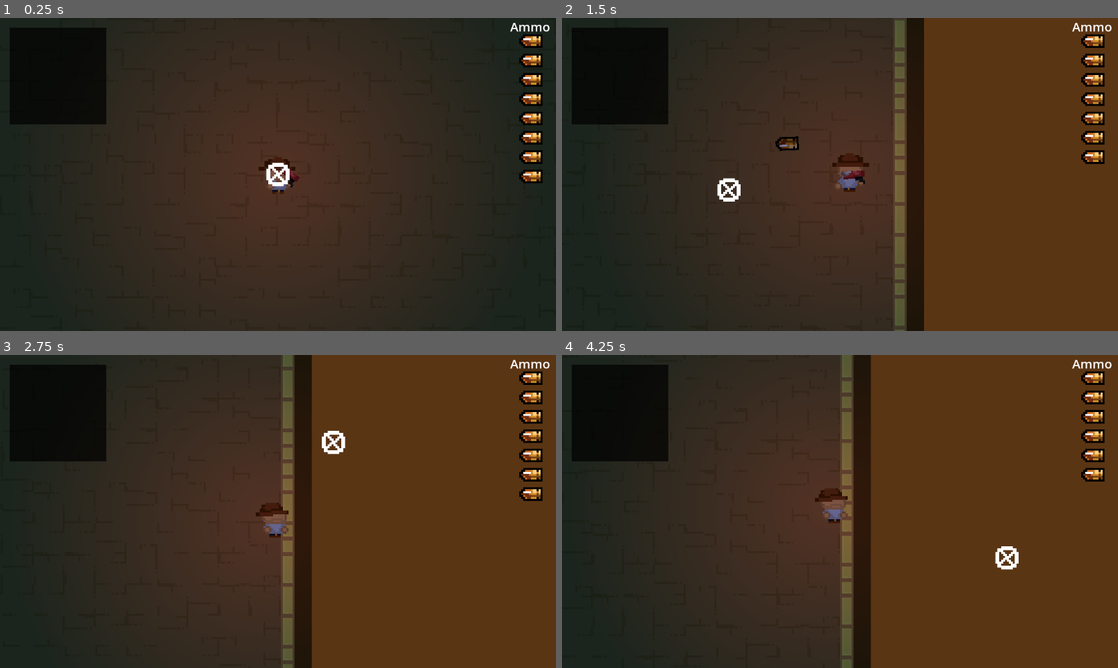
Above: before the commit, frames 1-4 (two rows, left to right).
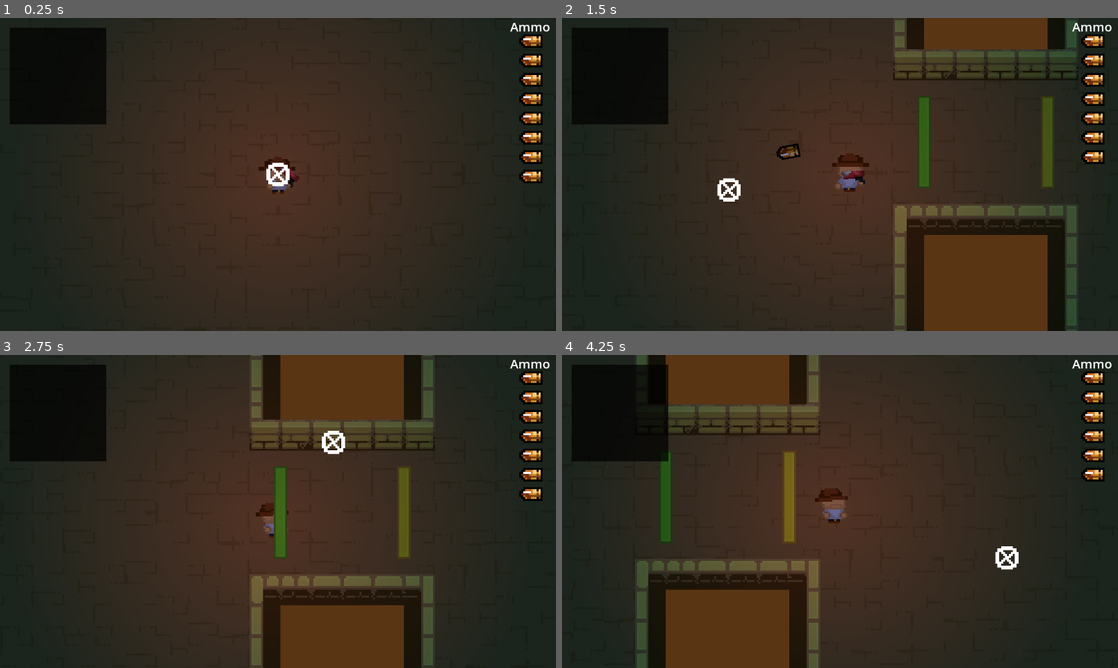
Above: after the commit, the same moments.

Repository: wonderdip/Guns-N-Gylphs
Game: Godot game, scene res://Scenes/World.tscn
Two runs of this game, one before a commit and one after it. Both use one fixed random seed, a clock stepped at 60 frames per second and the inputs below.
Inputs (mouse positions are in pixels of both pictures, inside the frame that each line leads up to):
- Up to frame 1 (0.25 s): no input
- Up to frame 2 (1.5 s): tap Enter at 0.5 s; move the mouse to (962, 158) at 0.52 s; hold Right (move_right) 0.53-1.28 s; right-click (962, 158) at 0.6 s; move the mouse to (728, 190) at 1.27 s; hold Down (move_down) from 1.28 s (still down); click (728, 190) at 1.35 s
- Up to frame 3 (2.75 s): move the mouse to (333, 442) at 2.02 s; release Down (move_down) at 2.03 s; hold Right (move_right) from 2.03 s (still down); right-click (333, 442) at 2.1 s
- Up to frame 4 (4.25 s): move the mouse to (812, 574) at 2.77 s; release Right (move_right) at 2.78 s; hold W (move_up) 2.78-3.53 s; click (812, 574) at 2.85 s; move the mouse to (1006, 558) at 3.52 s; hold Left (move_left) from 3.53 s (still down); right-click (1006, 558) at 3.6 s

The runs differ from the first frame. In frame 2, 26% of the frame differs, in the area x 38-100%, y 0-100%; in frame 3, 38%; in frame 4, 58%, in the area x 13-100%, y 0-100%.

Commit message:
updated world

Diff:
--- a/Scenes/World.tscn
+++ b/Scenes/World.tscn
@@ -1,7 +1,7 @@
 [gd_scene load_steps=8 format=3 uid="uid://hgbaswc16y73"]
 
 [ext_resource type="Script" path="res://Scripts/World/WorldGenerator.gd" id="1_4agrv"]
-[ext_resource type="PackedScene" uid="uid://f0nff436cfba" path="res://Scenes/World/room.tscn" id="2_q5xr6"]
+[ext_resource type="PackedScene" uid="uid://f0nff436cfba" path="res://Scenes/World/BasicRoom.tscn" id="2_q5xr6"]
 [ext_resource type="PackedScene" uid="uid://dxfgwqwutdb5s" path="res://Scenes/World/corridor.tscn" id="3_4v85p"]
 [ext_resource type="PackedScene" uid="uid://dekfi127ulci4" path="res://Scenes/Player.tscn" id="3_j1551"]
 [ext_resource type="PackedScene" uid="uid://bx6apwy0hcjsy" path="res://Scenes/GUI/hud.tscn" id="5_5n7lx"]
@@ -21,6 +21,7 @@
 room_height_tiles = 20
 room_spacing = 4
 max_rooms = 5
+first_room_position = Vector2(10, 10)
 door_width = 6
 room_scene = ExtResource("2_q5xr6")
 corridor_scene = ExtResource("3_4v85p")
--- a/Scripts/World/WorldGenerator.gd
+++ b/Scripts/World/WorldGenerator.gd
@@ -120,6 +120,7 @@
 					break
 
 	print("Generated dungeon with ", rooms.size(), " rooms using seed: ", current_seed)
+	unlock_rooms_connected_to(1)
 
 func is_valid_position(pos):
 	return pos.x >= 0 and pos.x < grid_size.x and pos.y >= 0 and pos.y < grid_size.y
@@ -210,6 +211,9 @@
 	for room in rooms:
 		if room["index"] == room_index:
 			room["state"] = new_state
+			# Use the actual room instance to access the enum
+			if new_state == room["instance"].RoomState.CLEARED:
+				unlock_rooms_connected_to(room_index)
 			break
 
 func create_corridor_instance(from_room, to_room, direction):
@@ -272,7 +276,26 @@
 	# Add to corridors array
 	corridors.append(corridor_instance)
 
-# Add this method to your DungeonGenerator script to provide access to the grid data
+func unlock_rooms_connected_to(index):
+	for connection in connections:
+		if connection["from"] == index:
+			unlock_room_by_index(connection["to"])
+		elif connection["to"] == index:
+			unlock_room_by_index(connection["from"])
+
+
+# Helper function to unlock a room by its index
+func unlock_room_by_index(index):
+	for room in rooms:
+		if room["index"] == index:
+			# Set room state to unlocked
+			if room["instance"] != null and is_instance_valid(room["instance"]):
+				if room["instance"].current_state == room["instance"].RoomState.LOCKED:
+					room["instance"].set_state(room["instance"].RoomState.UNLOCKED)
+					print("Unlocked room with index: ", index)
+			break
+
+
 func get_room_grid():
 	return room_grid
 
